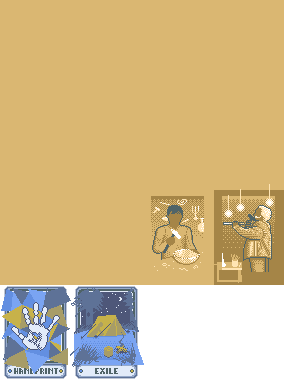
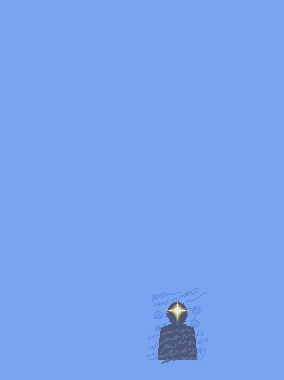
Layered file, before and after one edit (w=284, h=380). Changes by layer:
added group "Layer Group #43" with 8 layers above "Layer Group #41" over [0, 0, 284, 380]
added group "Layer Group #44" with 5 layers in group "Layer Group #43" over [0, 0, 284, 380]
added layer "\ #207" in group "Layer Group #44" over [164, 300, 191, 325]
added layer "\ #209" in group "Layer Group #44" over [158, 308, 197, 364]
added layer "\ #206" in group "Layer Group #44" over [158, 301, 197, 360]
added layer "\ #208" in group "Layer Group #44" over [146, 288, 208, 362]
added layer "\ #205" in group "Layer Group #44" over [0, 0, 284, 380]
added layer "\ #216" in group "Layer Group #43" over [163, 368, 192, 374]
added layer "Tarots.png copy #11" in group "Layer Group #43" over [146, 286, 209, 379]
